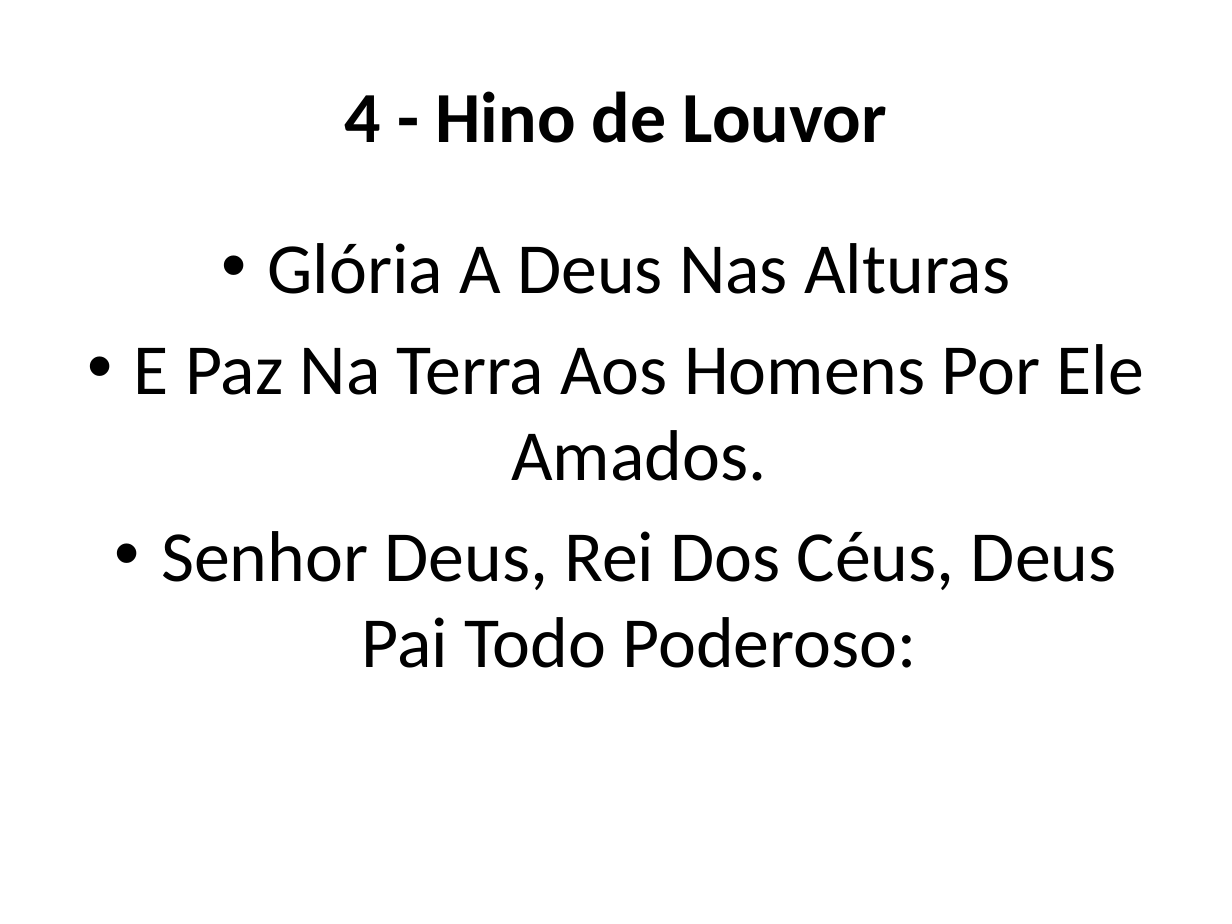
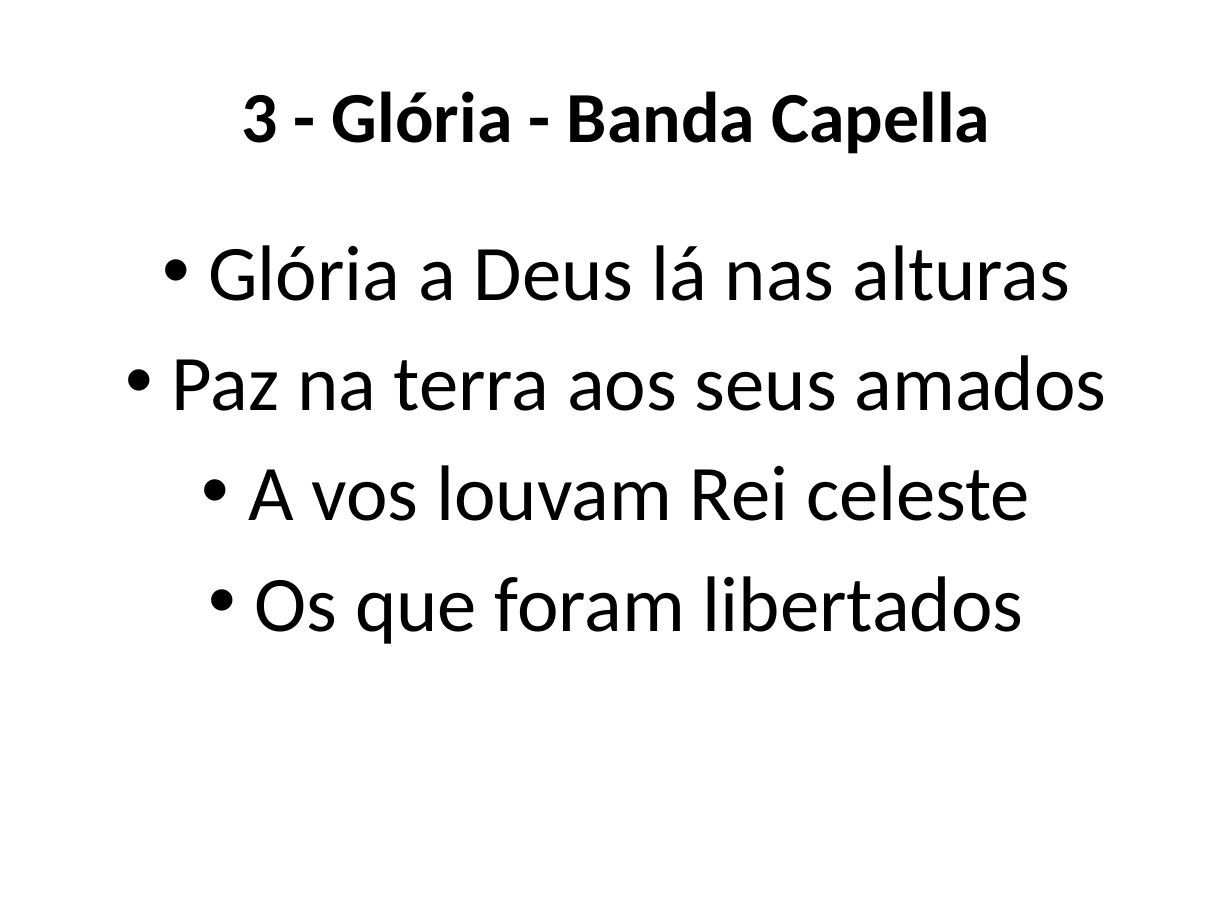
Before and after one commit to Natanielsr/slides-generator, a slide deck: slide 12 of slides.pptx (slide 13 before the commit). Drawn at 1232x924 pixels with LibreOffice and Linux fonts; fonts in the diff are those of the drawing. Boxes give left, top, right and bottom in pixels: in the first picture for what was removed or moved away, otherwise in the second. Text is boxed around its words. In the diff, an @@ line names an element or a change of style, - is before the commit and + after.

```diff
--- a/slides.pptx
+++ b/slides.pptx
@@ title at (241,91,990,154): text changed @@
-4 - Hino de Louvor
+3 - Glória - Banda Capella
@@ text at (172,245,1107,644): text changed; size 42 to 46 pt @@
-• Glória A Deus Nas Alturas
-• E Paz Na Terra Aos Homens Por Ele Amados.
-• Senhor Deus, Rei Dos Céus, Deus Pai Todo Poderoso:
+• Glória a Deus lá nas alturas
+• Paz na terra aos seus amados
+• A vos louvam Rei celeste
+• Os que foram libertados
```
Also in this commit, not shown: 17 other slides changed, 36 slides added, 25 slides removed, 33 other files.
